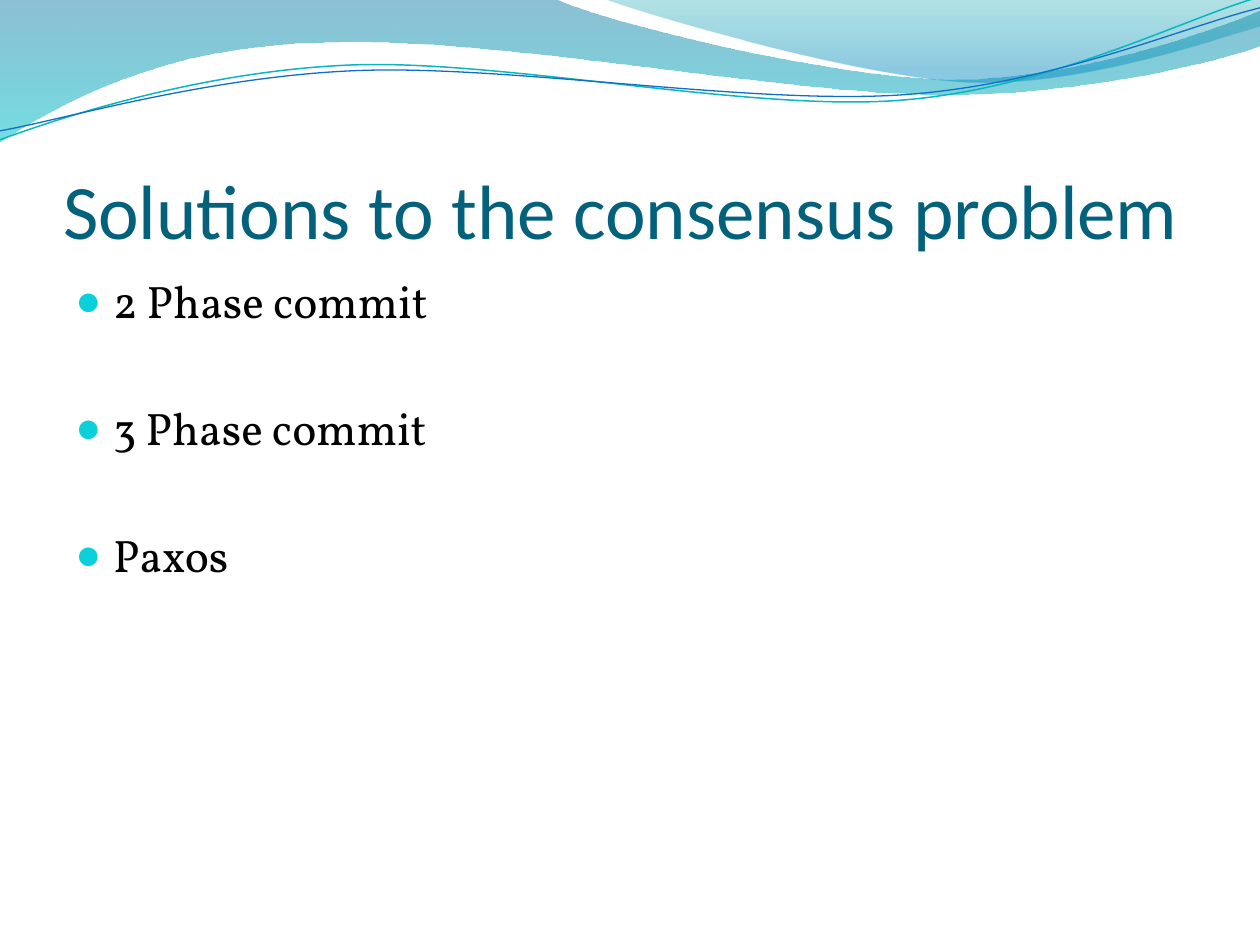
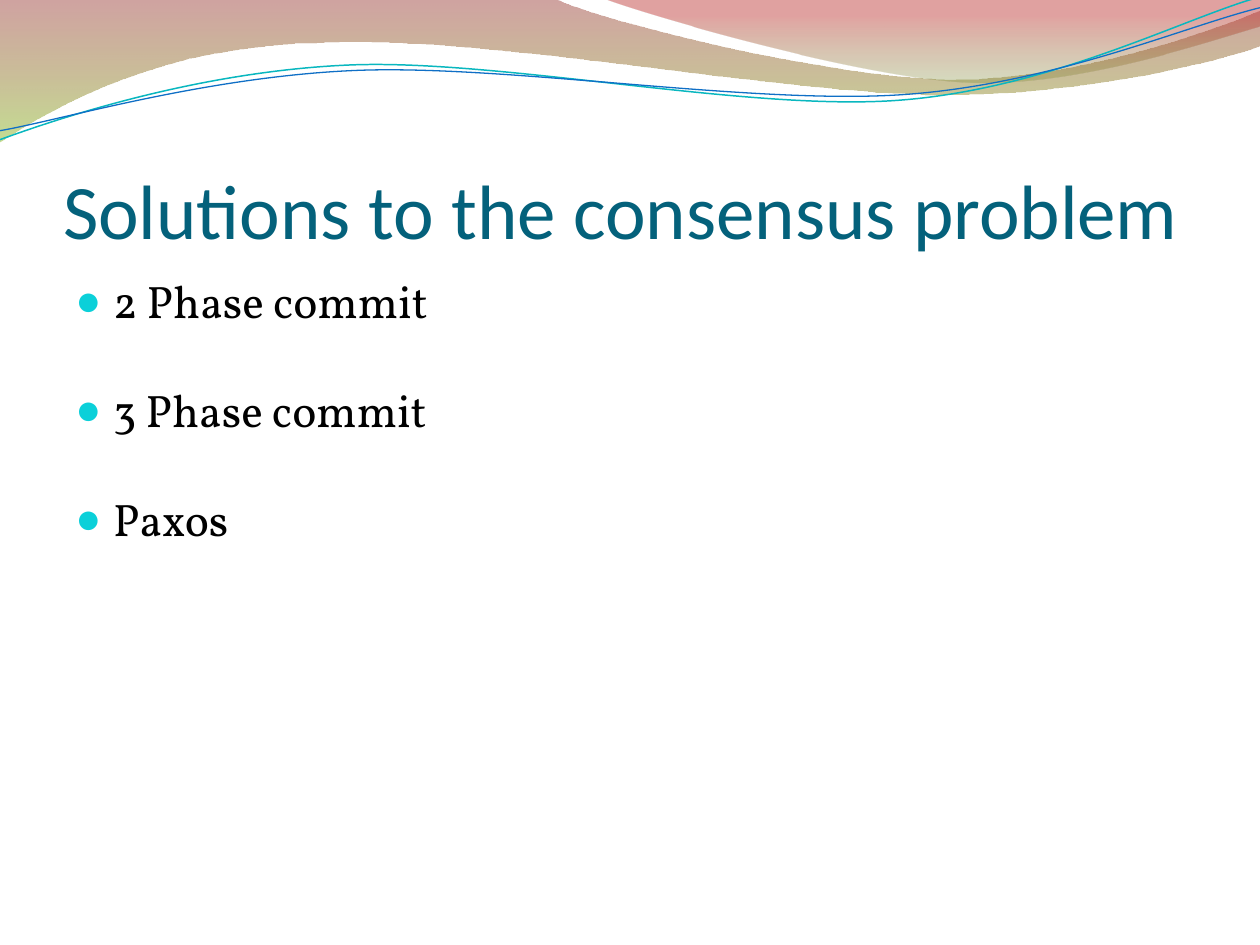
Before and after one commit to sudarshansk/diDNS, a slide deck: slide 2 of presentation.pptx. Drawn at 1260x945 pixels with LibreOffice and Linux fonts; fonts in the diff are those of the drawing; background and template pictures are left out. Boxes give left, top, right and bottom in pixels: in the first picture for what was removed or moved away, otherwise in the second. Text is boxed around its words. In the diff, an @@ line names an element or a change of style, - is before the commit and + after.

```diff
--- a/presentation.pptx
+++ b/presentation.pptx
@@ freeform shape at (x1=0, y1=0, x2=1260, y2=142): fill gradient #0074A1 to #00C6CF to gradient #973330 to #95C238; outline redrawn @@
@@ freeform shape at (x1=0, y1=0, x2=1260, y2=147): outline #0AB8BF 0.85 pt to #09B7BF 0.85 pt; outline redrawn @@
@@ freeform shape at (x1=0, y1=8, x2=1260, y2=141): outline #0F6FC6 0.75 pt to #0F6FC6 0.74 pt; outline redrawn @@
@@ freeform shape at (x1=604, y1=0, x2=1260, y2=87): fill gradient #00A1A9 to #008BBF to gradient #769537 to #BE3330 @@
@@ text "2 Phase commit" at (x1=113, y1=285, x2=428, y2=537): less space between paragraphs @@
```
Also in this commit, not shown: 6 other slides changed.
